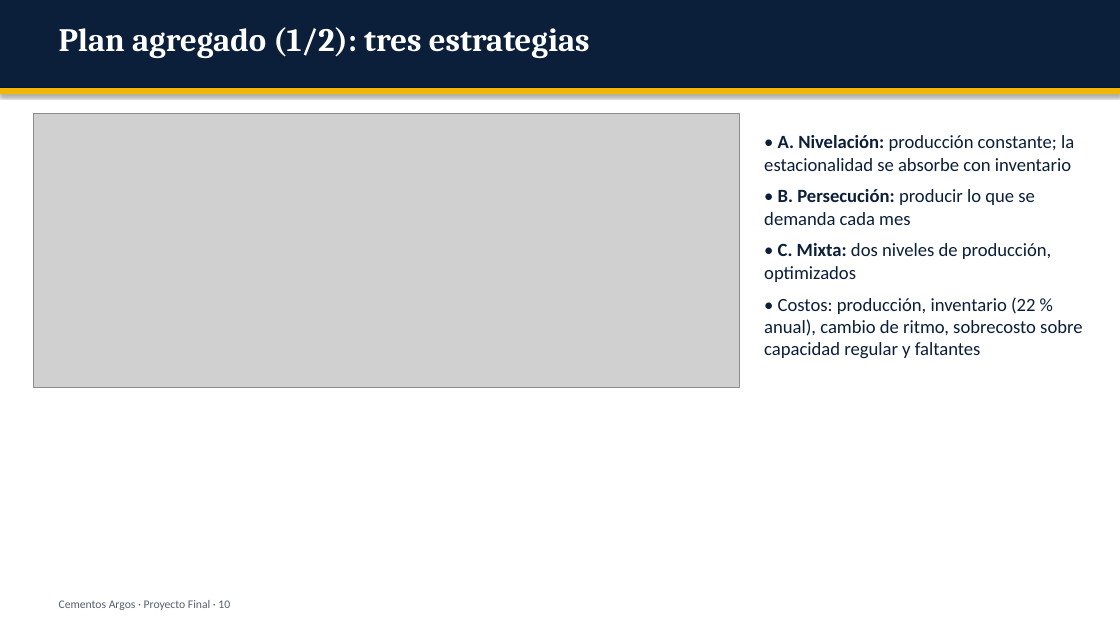
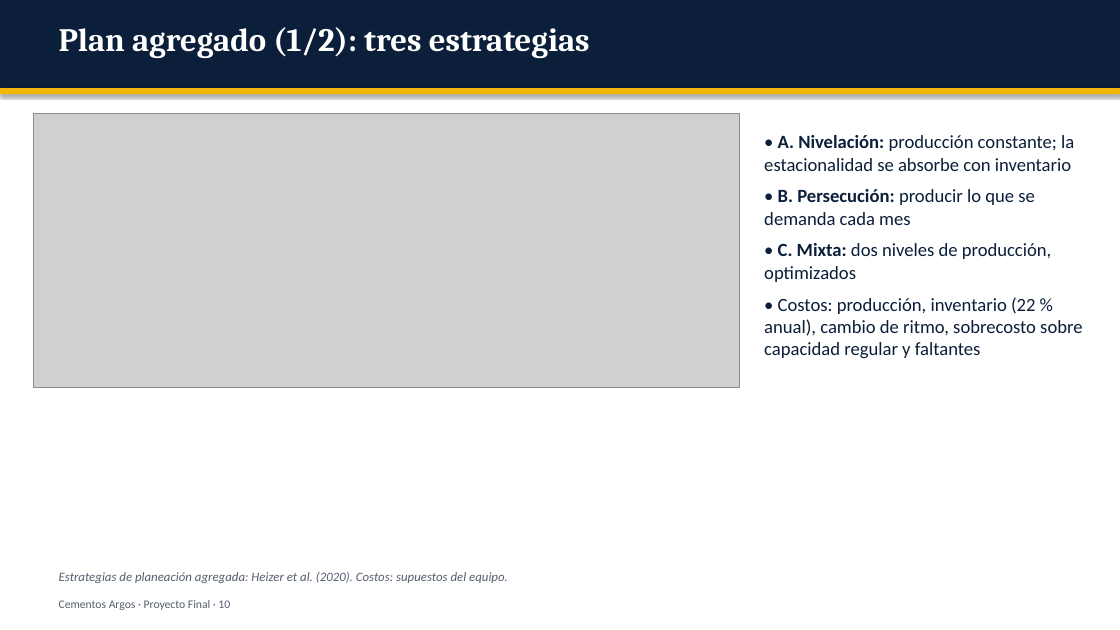
Before and after one commit to mauxysalcedo/mauxysalcedo.github.io, a slide deck: slide 10 of proyecto_final/Presentacion_Proyecto_Final_Argos.pptx. Drawn at 1120x630 pixels with LibreOffice and Linux fonts; fonts in the diff are those of the drawing; grey boxes stand for pictures. Boxes give left, top, right and bottom in pixels: in the first picture for what was removed or moved away, otherwise in the second. Text is boxed around its words. In the diff, an @@ line names an element or a change of style, - is before the commit and + after.

```diff
--- a/proyecto_final/Presentacion_Proyecto_Final_Argos.pptx
+++ b/proyecto_final/Presentacion_Proyecto_Final_Argos.pptx
@@ text added at (x1=59, y1=572, x2=508, y2=583), 11 pt, text #555F70, italic @@
+Estrategias de planeación agregada: Heizer et al. (2020). Costos: supuestos del equipo.
```
Also in this commit, not shown: 5 other slides changed, 1 slide added, 5 other files.
